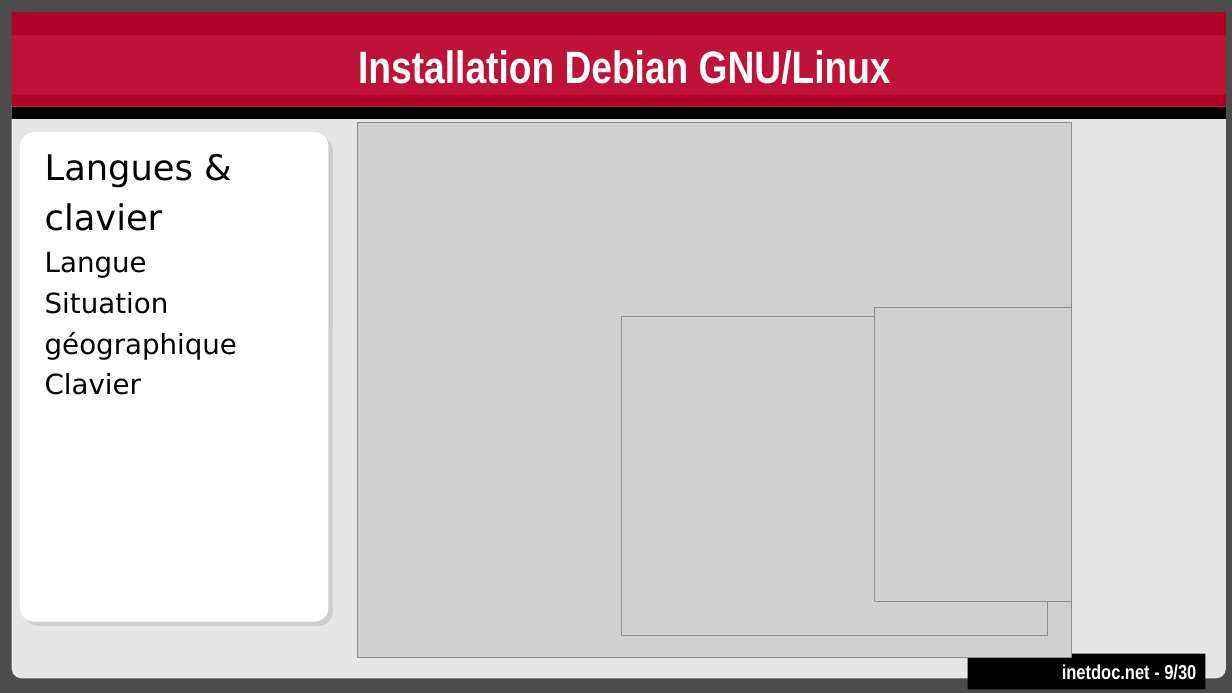
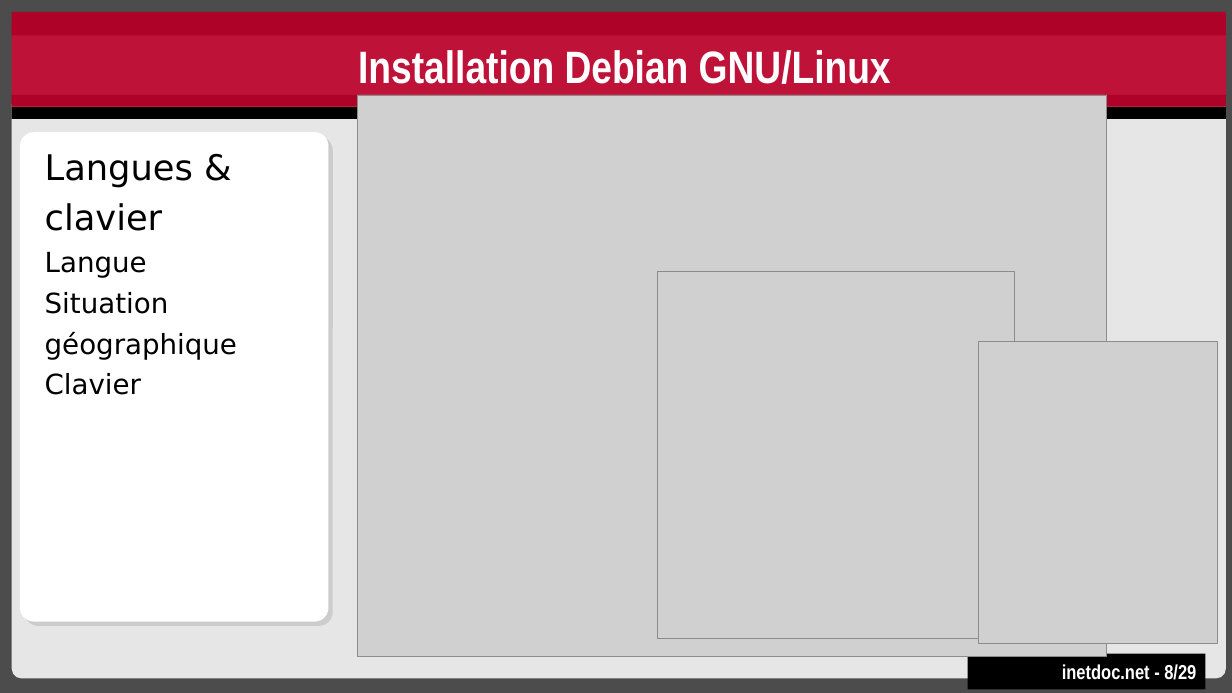
Before and after one commit to platu/inetdoc, a slide deck: slide 8 of presentations/sysadm-base-2/sysadm-base-2.odp (slide 9 before the commit). Drawn at 1232x693 pixels with LibreOffice and Linux fonts; fonts in the diff are those of the drawing; grey boxes stand for pictures. Boxes give left, top, right and bottom in pixels: in the first picture for what was removed or moved away, otherwise in the second. Text is boxed around its words. In the diff, an @@ line names an element or a change of style, - is before the commit and + after.

```diff
--- a/presentations/sysadm-base-2/sysadm-base-2.odp
+++ b/presentations/sysadm-base-2/sysadm-base-2.odp
@@ text "Installation Debian GNU/Linux" rewrapped from [12, 24, 1227, 107] to [358, 50, 891, 84] @@
@@ picture: place and size @@
-picture at [357, 122, 1071, 657]
+picture at [357, 95, 1108, 657]
@@ picture: place and size @@
-picture at [621, 317, 1048, 636]
+picture at [657, 271, 1014, 638]
@@ picture: place and size @@
-picture at [875, 308, 1071, 601]
+picture at [979, 342, 1218, 643]
@@ text in rectangle at [1062, 664, 1196, 680]: text changed @@
-inetdoc.net - 9/30
+inetdoc.net - 8/29
```
Also in this commit, not shown: 7 other slides changed, 1 slide removed, 1 other file.
